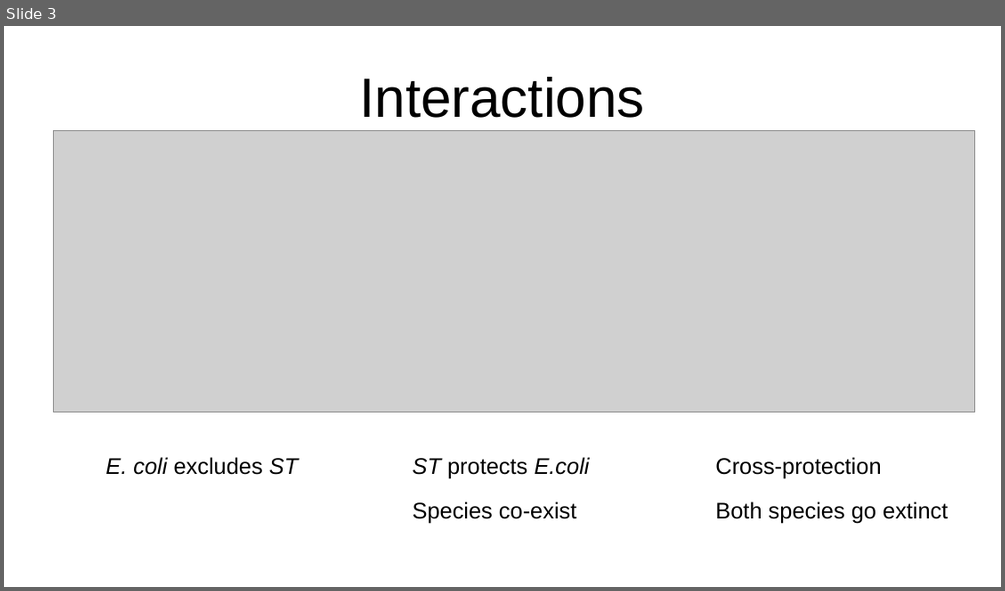
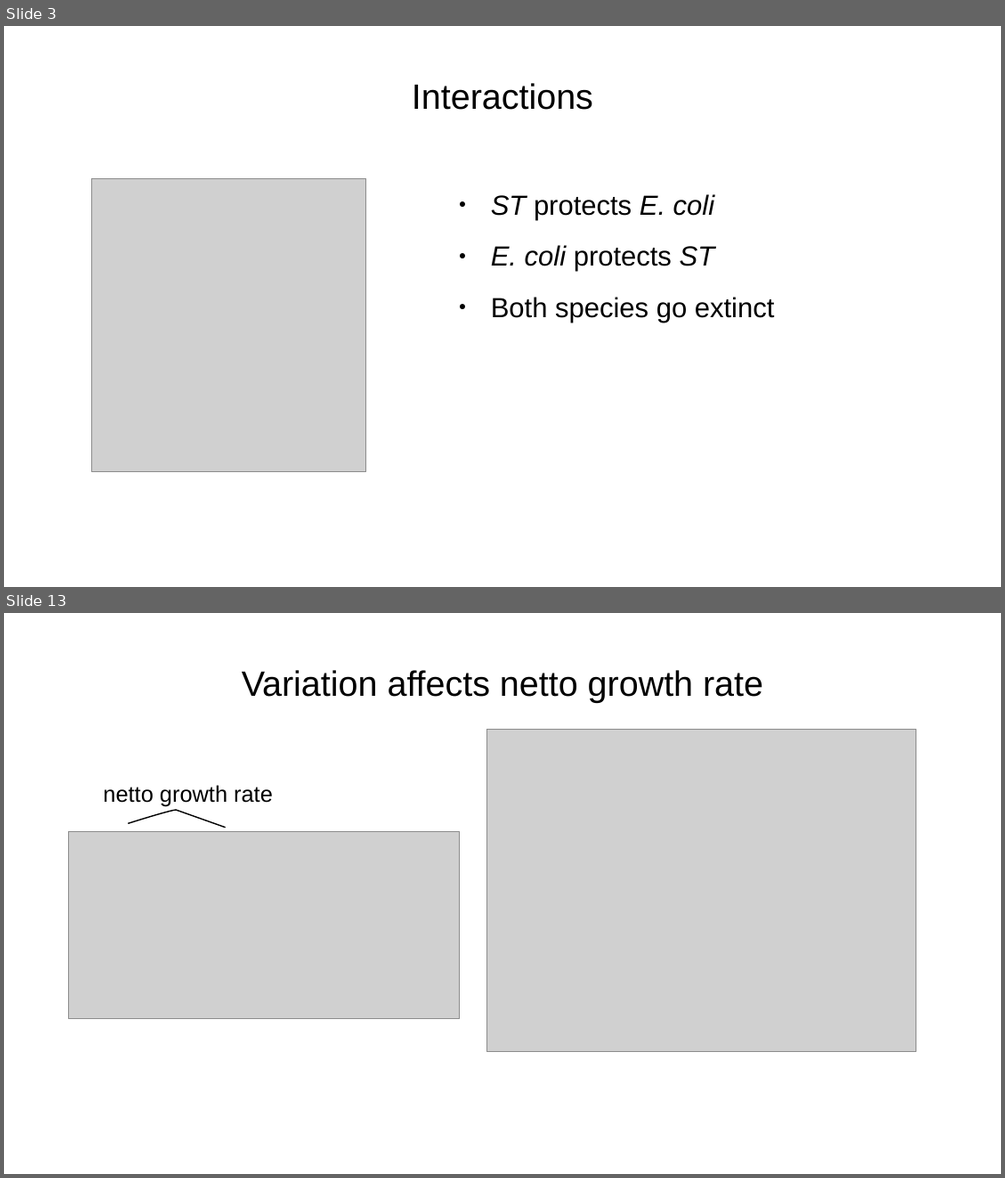
Before and after one commit to nahanoo/toxicity_kuleuven, a slide deck: presentation.odp. Shown one above the other, each under a label of ours: slide 3 before the commit, slides 3 and 13 after it; the slides between them are not shown. The pictures are 1005x591 and 1005x1178 pixels, drawn with LibreOffice and Linux fonts; fonts in the diff are those of the drawing; grey boxes stand for pictures. Boxes give left, top, right and bottom in pixels: in the first picture for what was removed or moved away, otherwise in the second. Text is boxed around its words. In the diff, an @@ line names an element or a change of style, - is before the commit and + after.

```diff
--- a/presentation.odp
+++ b/presentation.odp
@@ slide 13 added at bbox=[4, 613, 1001, 1174], background #FFFFFF @@
@@ title added at bbox=[242, 670, 763, 703], 28 pt, text #000000 @@
+Variation affects netto growth rate
@@ picture added at bbox=[487, 729, 916, 1052] @@
@@ text added at bbox=[103, 785, 273, 807], 18 pt, text #000000 @@
+netto growth rate
@@ freeform shape added at bbox=[128, 811, 226, 827], outline #000000 0.99 pt @@
@@ picture added at bbox=[69, 831, 460, 1018] @@
@@ slide 3 changed as well @@
@@ title "Interactions" at bbox=[412, 83, 593, 110]: size 44 to 28 pt @@
@@ picture: place and size @@
-picture at bbox=[54, 131, 976, 413]
+picture at bbox=[92, 178, 367, 471]
@@ text added at bbox=[491, 194, 775, 322], 22 pt, text #000000 @@
+● ST protects E. coli
+● E. coli protects ST
+● Both species go extinct
@@ text removed at bbox=[105, 457, 298, 475] @@
-E. coli excludes ST
@@ text removed at bbox=[413, 457, 590, 524] @@
-ST protects E.coli
-Species co-exist
@@ text removed at bbox=[715, 457, 947, 524] @@
-Cross-protection
-Both species go extinct
```
Also in this commit, not shown: 1 other slide changed, 15 other slides added, 2 slides removed, 28 other files.
